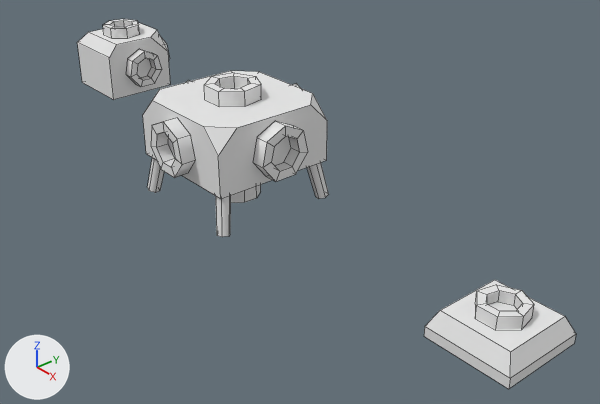
One commit to the Blender file Assets/Models/RCS A.blend: the scene before it, then after it.
The view is the same before and after, from a camera (50 mm lens) standing at (0.469, -0.334, 0.283) and looking at (0.047, 0.024, -0.008). Lighting does not change. The marker at lower left points along +X, +Y and +Z. Mesh edges are drawn as thin lines.

In view in the first picture: 'RCS Pent', 'RCS Single', 'RCS Tri'.
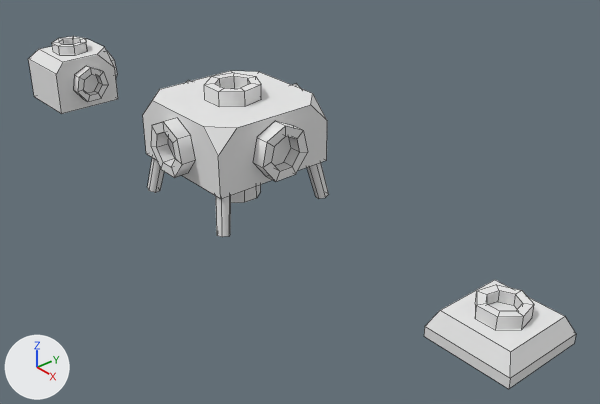
Scene script edits in JSON lines:
```json
{"op": "set", "path": "ob_rcs_tri.location", "old": "(-0.1918, 0.0248, 0.0498)", "new": "(-0.25, 0.0, 0.025)"}
```

Boxes (x1, y1, x2, y2) around the edits, measured in the pictures (600 x 404 px):
```json
{"object": "RCS Tri", "change": "moved", "before": [77, 19, 171, 100], "after": [28, 36, 118, 114]}
```
